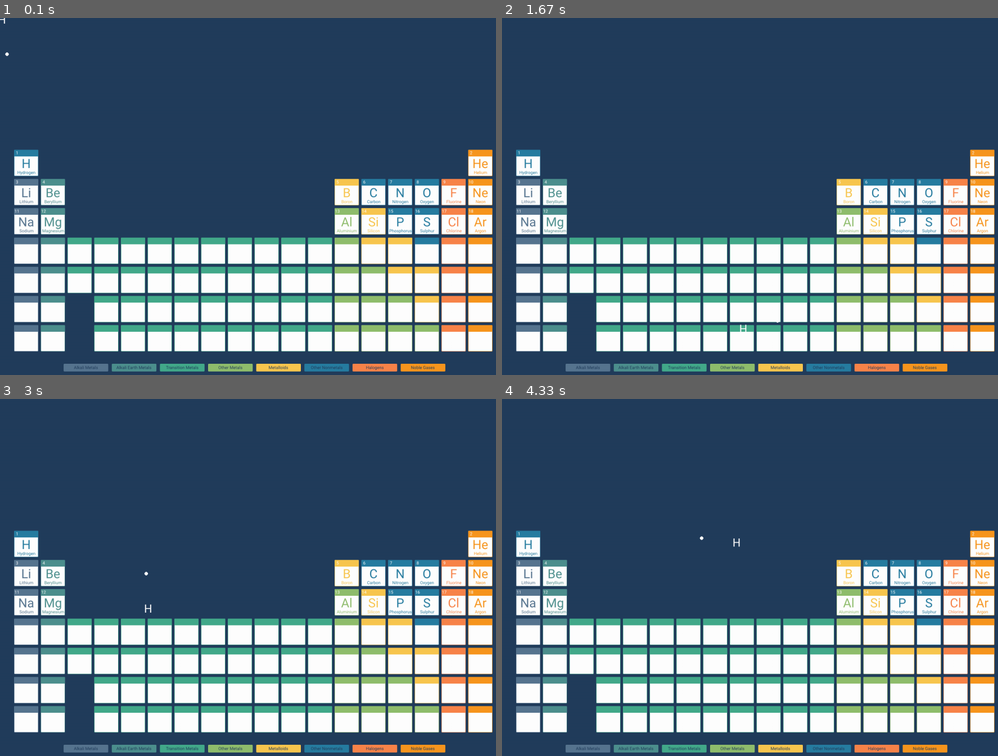
Above: before the commit, frames 1-4 (two rows, left to right).
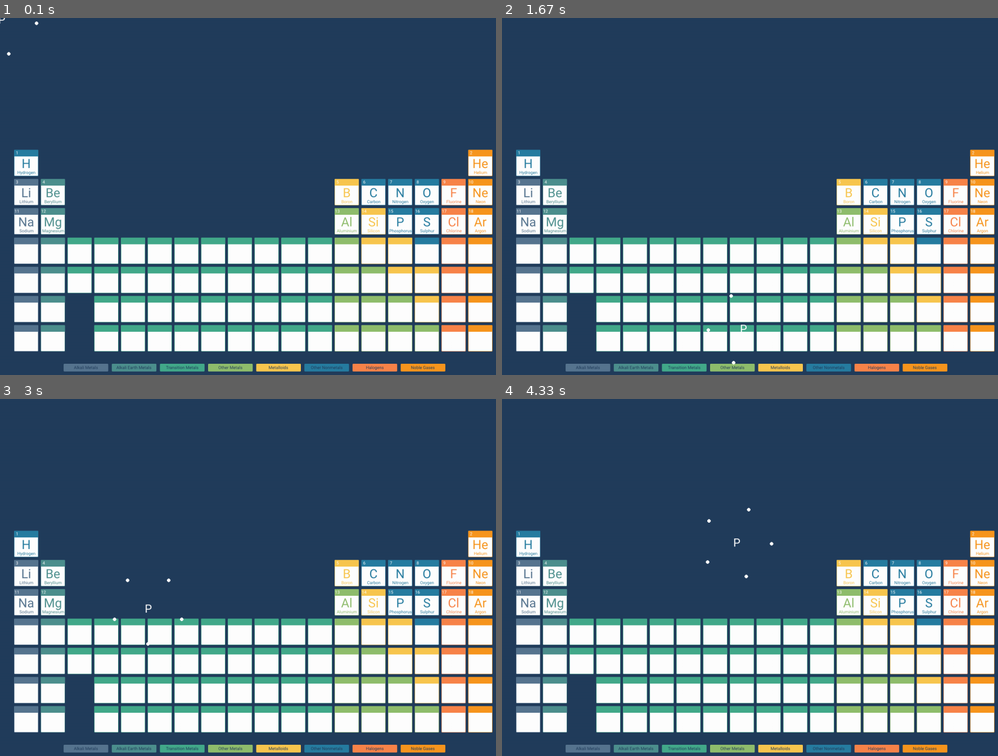
Above: after the commit, the same moments.

Repository: 15collinst/Pygame
Game: pygame game, started from main.py
The game is run twice, just before and just after one commit, with the same random seed, the same clock (stepped at 60 frames per second) and the same inputs.
Inputs (mouse positions are in pixels of both pictures, inside the frame that each line leads up to):
- Up to frame 1 (0.1 s): no input
- Up to frame 2 (1.67 s): press the mouse at (556, 192) at 0.37 s; move the mouse to (660, 246) at 0.47 s; release the mouse at (769, 303) at 0.6 s; press the mouse at (526, 192) at 0.7 s; move the mouse to (551, 246) at 0.8 s; release the mouse at (576, 300) at 0.93 s; click (685, 221) at 1.05 s; press the mouse at (903, 192) at 1.37 s; move the mouse to (824, 260) at 1.47 s; release the mouse at (745, 328) at 1.6 s
- Up to frame 3 (3 s): press the mouse at (426, 573) at 1.7 s; move the mouse to (243, 570) at 1.8 s; release the mouse at (64, 570) at 1.93 s; press the mouse at (24, 541) at 2.03 s; move the mouse to (208, 623) at 2.13 s; release the mouse at (391, 709) at 2.27 s; press the mouse at (24, 541) at 2.37 s; move the mouse to (203, 545) at 2.47 s; release the mouse at (381, 548) at 2.6 s; press the mouse at (372, 573) at 2.7 s; move the mouse to (257, 591) at 2.8 s; release the mouse at (148, 609) at 2.93 s
- Up to frame 4 (4.33 s): press the mouse at (983, 541) at 3.03 s; move the mouse to (794, 563) at 3.13 s; release the mouse at (606, 581) at 3.27 s; press the mouse at (928, 602) at 3.37 s; move the mouse to (799, 645) at 3.47 s; release the mouse at (670, 691) at 3.6 s; press the mouse at (903, 602) at 3.7 s; move the mouse to (859, 616) at 3.8 s; release the mouse at (814, 631) at 3.93 s; press the mouse at (526, 602) at 4.03 s; move the mouse to (630, 573) at 4.13 s; release the mouse at (735, 541) at 4.27 s

The runs differ from the first frame. In frame 1, less than 0.1% of the frame differs, in the area x 0-8%, y 0-11%; in frame 2, less than 0.1%; in frame 3, less than 0.1%; in frame 4, less than 0.1%, in the area x 39-55%, y 30-51%.

Commit message:
Added pygame clock to main to slow down rotation of electrons

Diff:
--- a/main.py
+++ b/main.py
@@ -104,8 +104,9 @@
 run = True
 spawn = False
 mouse = False
+clock = pygame.time.Clock()
 
-active_element = Element(1)
+active_element = Element(15)
 
 while run:
 	# event handler
@@ -133,10 +134,6 @@
 	KEY.draw(SCREEN)
 	OTHER_ELEMENTS.draw(SCREEN)
 
-	#creates a sprite which tracks the mouse when you hold down
-	# if spawn:
-	active_element.draw(SCREEN, mx ,my)
-
 	#spin element
 	angle += ROTATION_SPEED
 
@@ -147,6 +144,12 @@
 			spawn = True
 			clicked = i + 1
 
+	#creates a sprite which tracks the mouse when you hold down
+	# if spawn:
+	active_element.draw(SCREEN, mx ,my)
+
 	pygame.display.update()
 
+	clock.tick(120)
+
 pygame.quit()
